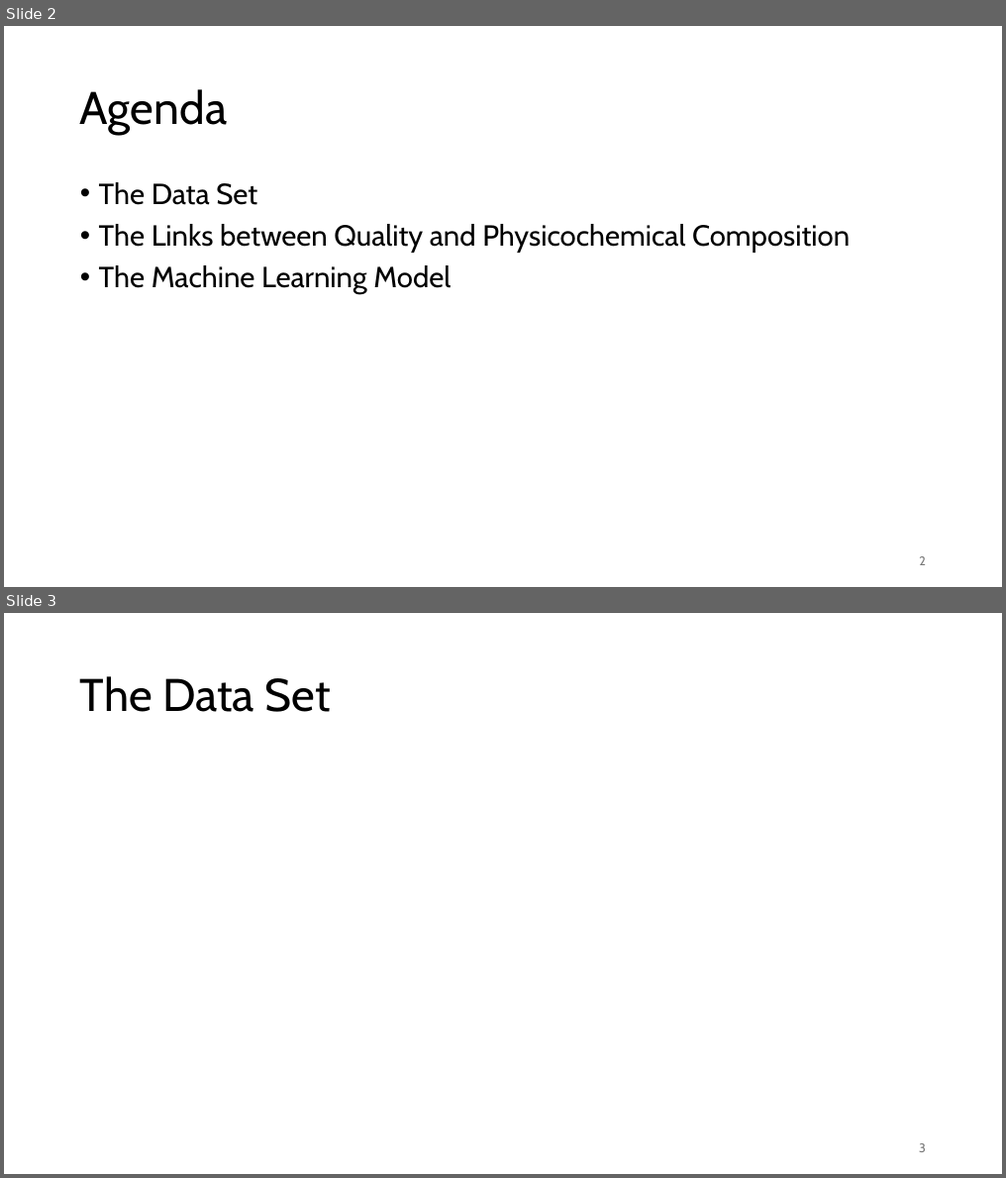
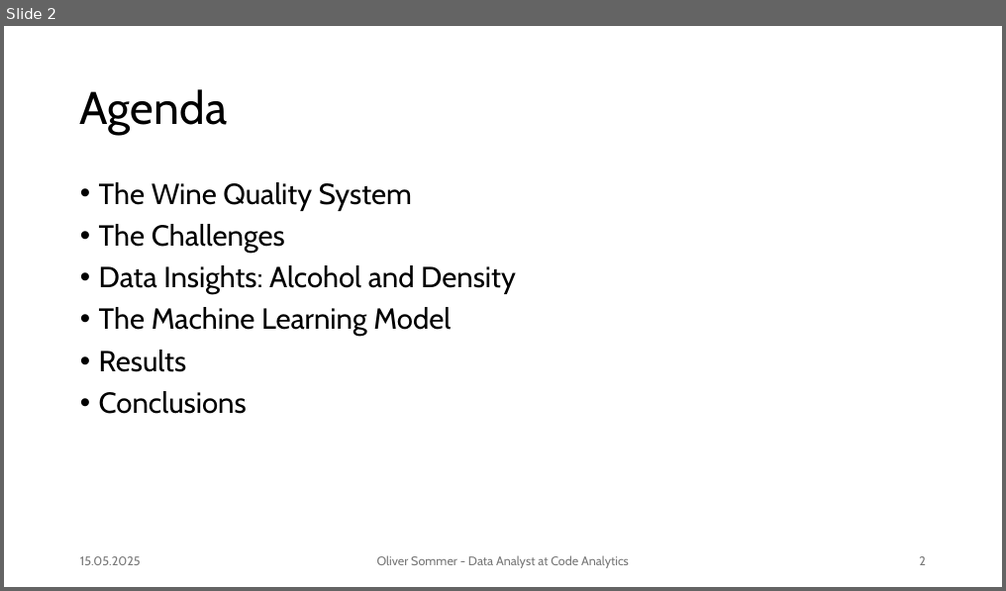
Before and after one commit to olemir/data-analysis-on-wine, a slide deck: reports/Wine Quality Analytics System.pptx. Shown one above the other, each under a label of ours: slides 2 and 3 before the commit, slide 2 after it. The pictures are 1006x1178 and 1006x591 pixels, drawn with LibreOffice and Linux fonts; fonts in the diff are those of the drawing. Boxes give left, top, right and bottom in pixels: in the first picture for what was removed or moved away, otherwise in the second. Text is boxed around its words. In the diff, an @@ line names an element or a change of style, - is before the commit and + after.

```diff
--- a/reports/Wine Quality Analytics System.pptx
+++ b/reports/Wine Quality Analytics System.pptx
@@ slide 3 removed at <box>4,613,1002,1174</box>, background #FFFFFF @@
@@ title removed at <box>80,676,330,712</box> @@
-The Data Set
@@ page number removed at <box>919,1144,926,1153</box> @@
-3
@@ slide 2 changed as well @@
@@ text at <box>99,182,516,294</box>: text changed @@
-• The Data Set
-• The Links between Quality and Physicochemical Composition
+• The Wine Quality System
+• The Challenges
+• Data Insights: Alcohol and Density
@@ text at <box>99,350,247,414</box>: paragraphs added @@
+• Results
+• Conclusions
@@ text added at <box>80,557,141,566</box>, 12 pt, text #797979 @@
+15.05.2025
@@ text added at <box>377,556,629,569</box>, 12 pt, text #797979 @@
+Oliver Sommer - Data Analyst at Code Analytics
```
Also in this commit, not shown: 3 other slides changed, 5 slides added, 2 other slides removed, 7 other files.
